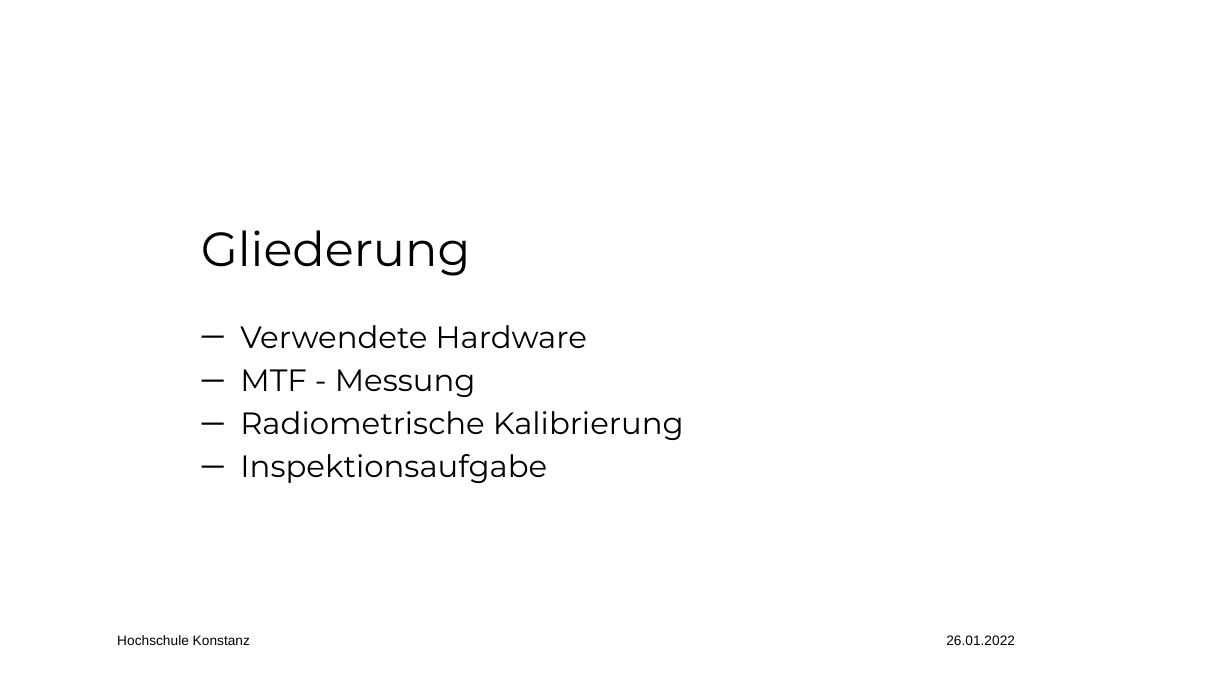
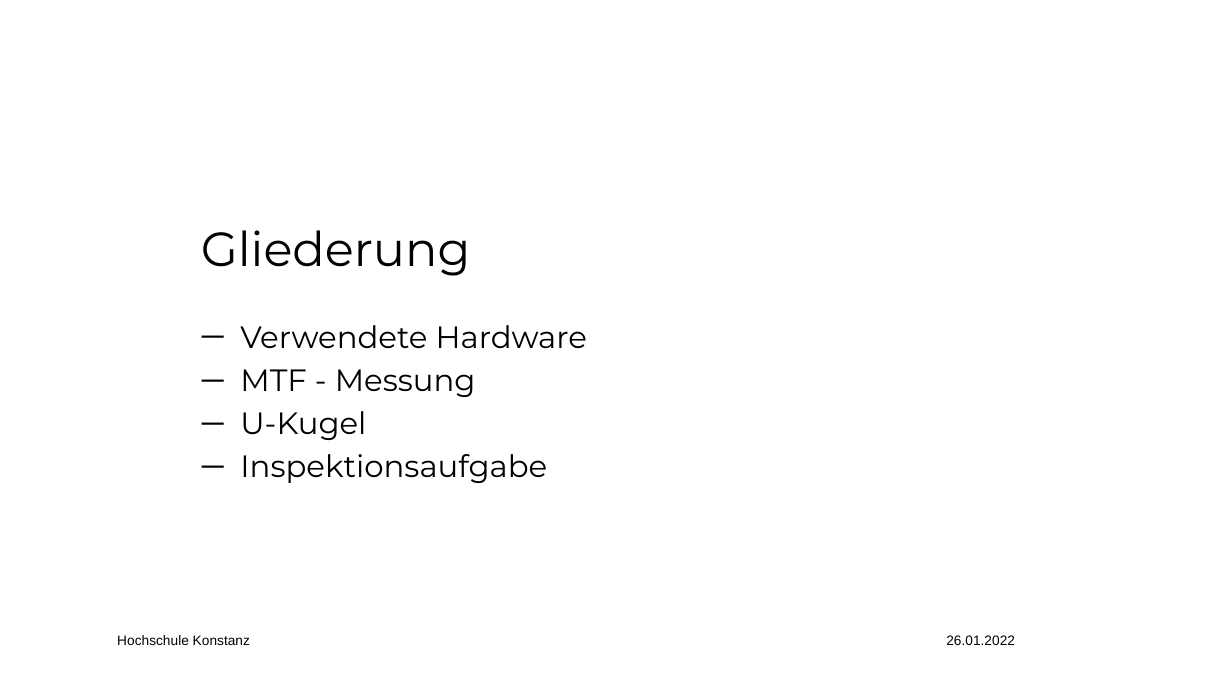
Before and after one commit to lordkeks/optik_mme, a slide deck: slide 2 of Praesentation/BildgebendeOptischeSysteme_Kaiser_Kohm_Schmeisser.pptx. Drawn at 1232x693 pixels with LibreOffice and Linux fonts; fonts in the diff are those of the drawing; background and template pictures are left out. Boxes give left, top, right and bottom in pixels: in the first picture for what was removed or moved away, otherwise in the second. Text is boxed around its words. In the diff, an @@ line names an element or a change of style, - is before the commit and + after.

```diff
--- a/Praesentation/BildgebendeOptischeSysteme_Kaiser_Kohm_Schmeisser.pptx
+++ b/Praesentation/BildgebendeOptischeSysteme_Kaiser_Kohm_Schmeisser.pptx
@@ text at [240,411,366,440]: text changed @@
-─ Radiometrische Kalibrierung
+─ U-Kugel
```
Also in this commit, not shown: 1 other slide changed.
